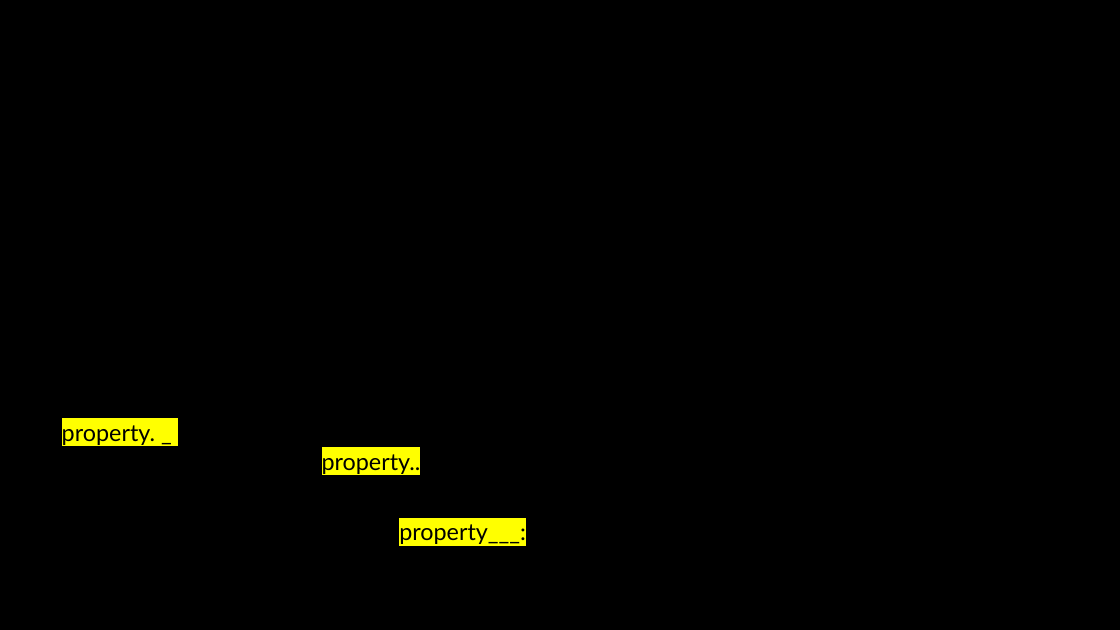
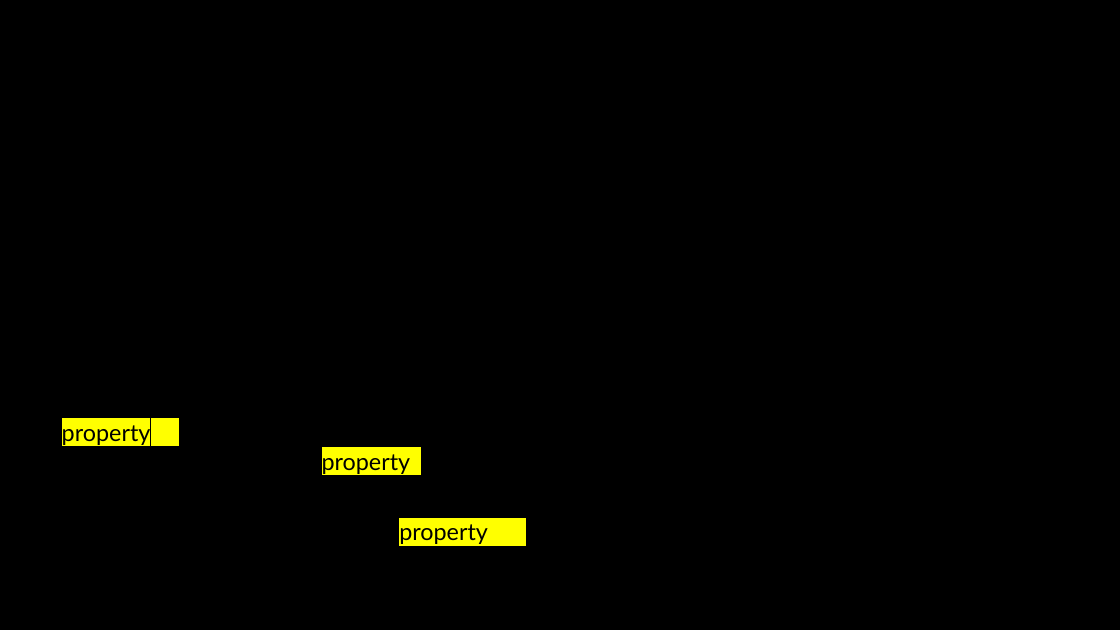
Before and after one commit to medemaka/hurlesmathsexplainedbadly, a slide deck: slide 6 of pre-algebra/simplification-of-roots/Simplification of roots.pptx. Drawn at 1120x630 pixels with LibreOffice and Linux fonts; fonts in the diff are those of the drawing; background and template pictures are left out. Boxes give left, top, right and bottom in pixels: in the first picture for what was removed or moved away, otherwise in the second. Text is boxed around its words. In the diff, an @@ line names an element or a change of style, - is before the commit and + after.

```diff
--- a/pre-algebra/simplification-of-roots/Simplification of roots.pptx
+++ b/pre-algebra/simplification-of-roots/Simplification of roots.pptx
@@ text "property. _" at box(62, 420, 156, 446): text colour #000000 to #FFFF00 in "property. _" @@
@@ text "property.." at box(322, 449, 422, 475): text colour #000000 to #FFFF00 in "property.." @@
@@ text "property___:" at box(399, 524, 526, 544): text colour #000000 to #FFFF00 in "property___:" @@
```
